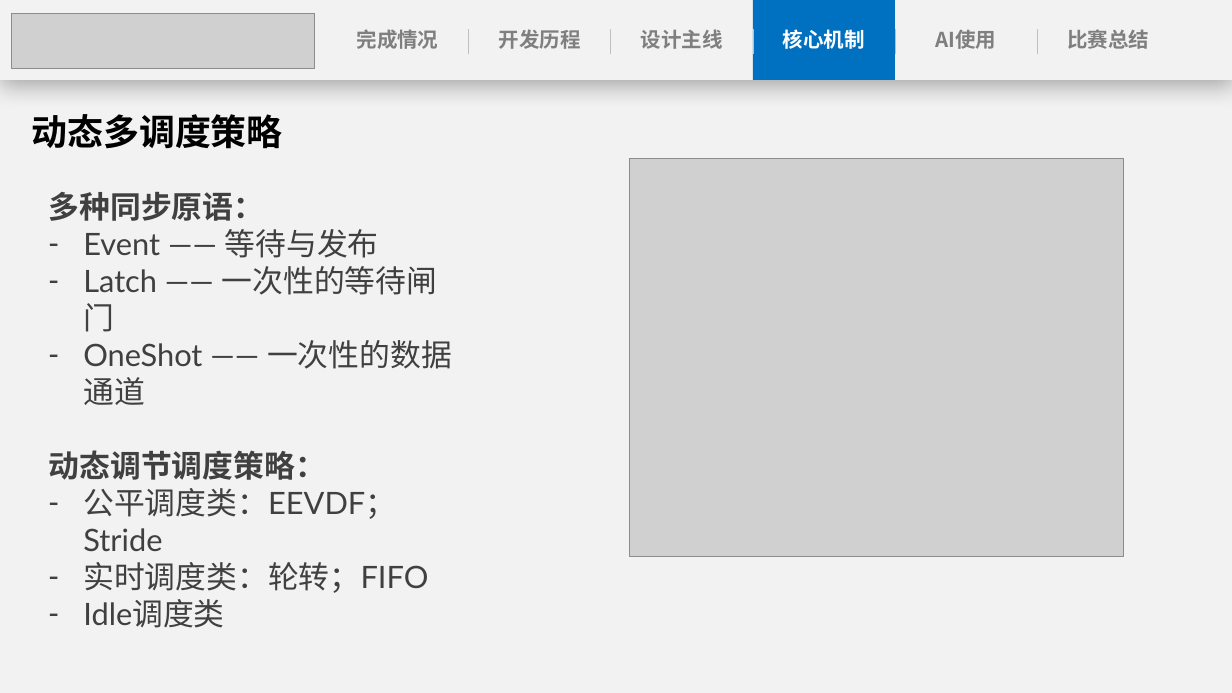
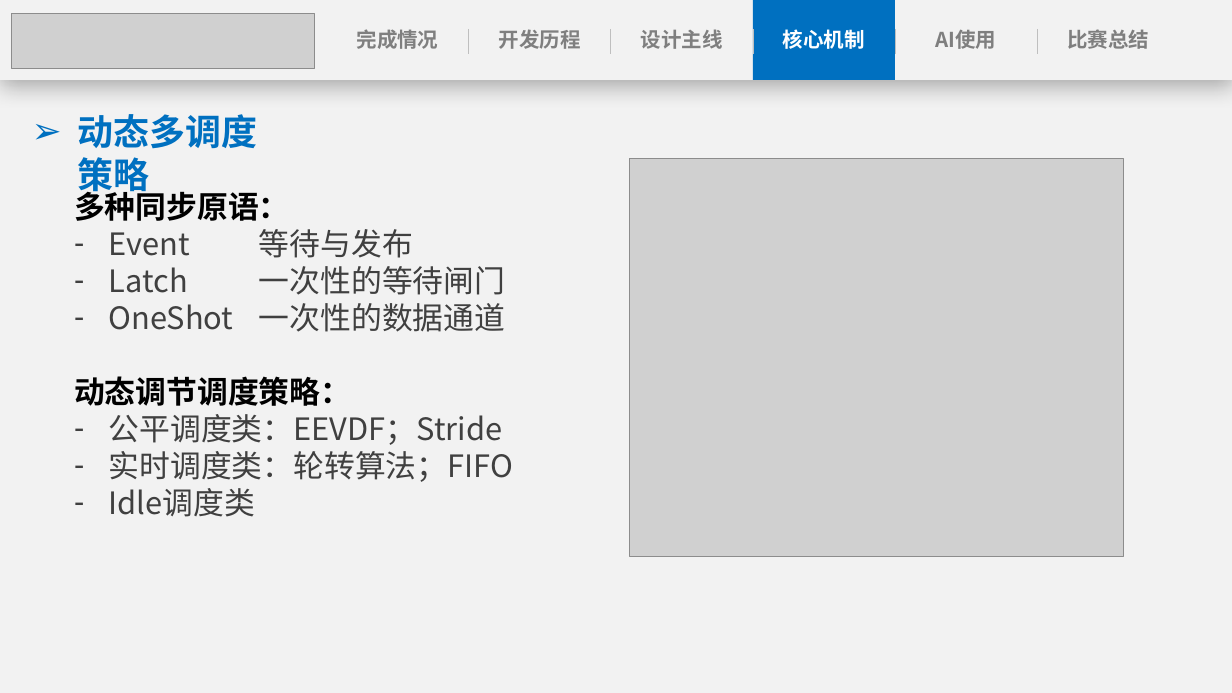
Before and after one commit to anemone-os/anemone, a slide deck: slide 16 of report/ppt/Anemone决赛演示文稿.pptx (slide 15 before the commit). Drawn at 1232x693 pixels with LibreOffice and Linux fonts; fonts in the diff are those of the drawing; grey boxes stand for pictures. Boxes give left, top, right and bottom in pixels: in the first picture for what was removed or moved away, otherwise in the second. Text is boxed around its words. In the diff, an @@ line names an element or a change of style, - is before the commit and + after.

```diff
--- a/report/ppt/Anemone决赛演示文稿.pptx
+++ b/report/ppt/Anemone决赛演示文稿.pptx
@@ text "动态多调度策略" at (78,114,257,198): text colour #000000 to #0070C0; bullet none to ➢ @@
@@ text "多种同步原语：": place and size @@
-text "多种同步原语：" at (49,192,452,593)
+text "多种同步原语：" at (74,187,513,517)
@@ text at (74,187,503,517): font Lato to Noto Sans CJK SC in "多种同步原语：", "动态调节调度策略：", "公平调度类：EEVDF；Stride", "Idle调度类"; text colour #404040 to #000000 in "多种同步原语：", "动态调节调度策略：" @@
@@ text at (109,229,505,332): text changed; font Lato to Noto Sans CJK SC @@
-– Event —— 等待与发布
-– Latch —— 一次性的等待闸门
-– OneShot —— 一次性的数据通道
+– Event 等待与发布
+– Latch 一次性的等待闸门
+– OneShot 一次性的数据通道
@@ text at (109,451,513,482): text changed; font Lato to Noto Sans CJK SC @@
-– 实时调度类：轮转；FIFO
+– 实时调度类：轮转算法；FIFO
```
Also in this commit, not shown: 25 other slides changed.
